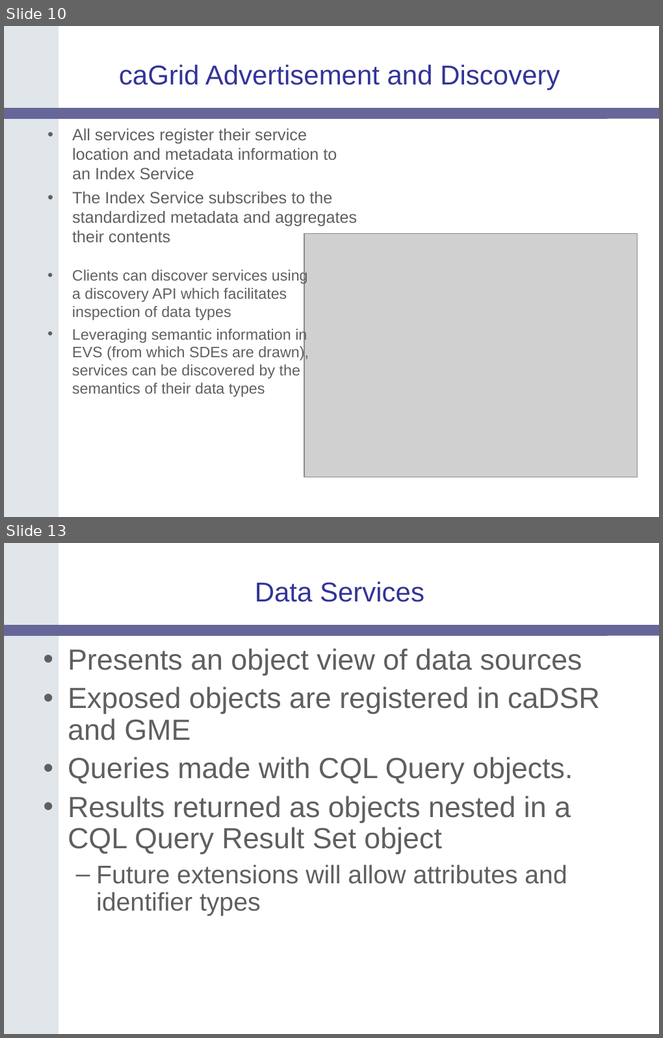
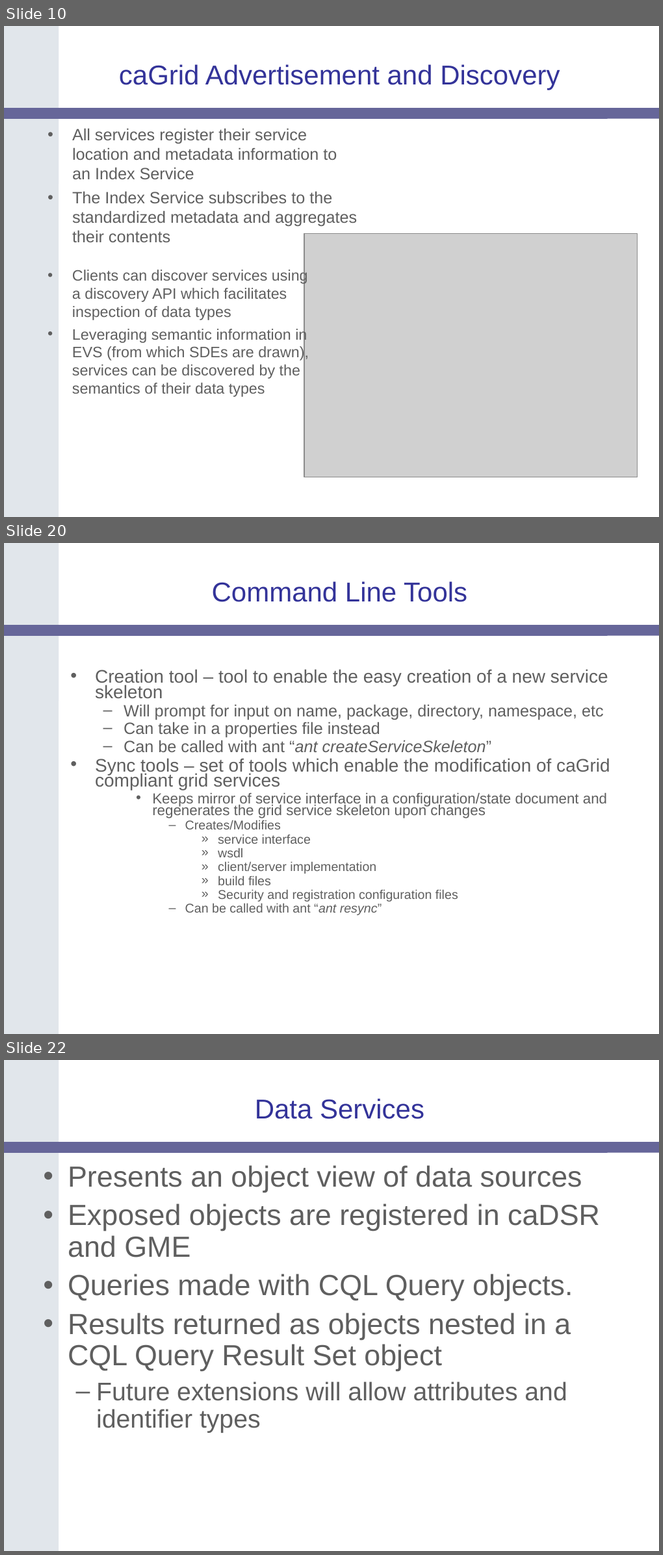
Before and after one commit to NCIP/cagrid-docs, a slide deck: presentations/200604_AnnualMeeting/caGrid-1.0-Architecture_caBIG-Annual-Meeting06.ppt. Shown one above the other, each under a label of ours: slides 10 and 13 before the commit, slides 10, 20 and 22 after it; the slides between them are not shown. The pictures are 663x1038 and 663x1555 pixels, drawn with LibreOffice and Linux fonts; fonts in the diff are those of the drawing; grey boxes stand for pictures; background and template pictures are left out. Boxes give left, top, right and bottom in pixels: in the first picture for what was removed or moved away, otherwise in the second. Text is boxed around its words. In the diff, an @@ line names an element or a change of style, - is before the commit and + after.

```diff
--- a/presentations/200604_AnnualMeeting/caGrid-1.0-Architecture_caBIG-Annual-Meeting06.ppt
+++ b/presentations/200604_AnnualMeeting/caGrid-1.0-Architecture_caBIG-Annual-Meeting06.ppt
@@ slide 20 added at [4,543,659,1034], background #FFFFFF; not listed: 2 template elements that a slide beside it also shows @@
@@ title added at [212,581,467,602], 30 pt, text #333399 @@
+Command Line Tools
@@ text added at [95,669,610,915], 14 pt, text #5F5F5F @@
+• Creation tool – tool to enable the easy creation of a new service skeleton
+  – Will prompt for input on name, package, directory, namespace, etc
+  – Can take in a properties file instead
+  – Can be called with ant “ant createServiceSkeleton”
+• Sync tools – set of tools which enable the modification of caGrid compliant grid services
+    • Keeps mirror of service interface in a configuration/state document and regenerates the grid service skeleton upon changes
+      – Creates/Modifies
+        » service interface
+        » wsdl
+        » client/server implementation
+        » build files
+        » Security and registration configuration files
+      – Can be called with ant “ant resync”
@@ what was slide 13 is now slide 22 @@
```
Also in this commit, not shown: 1 slide changed, 10 other slides added, 2 slides removed.
